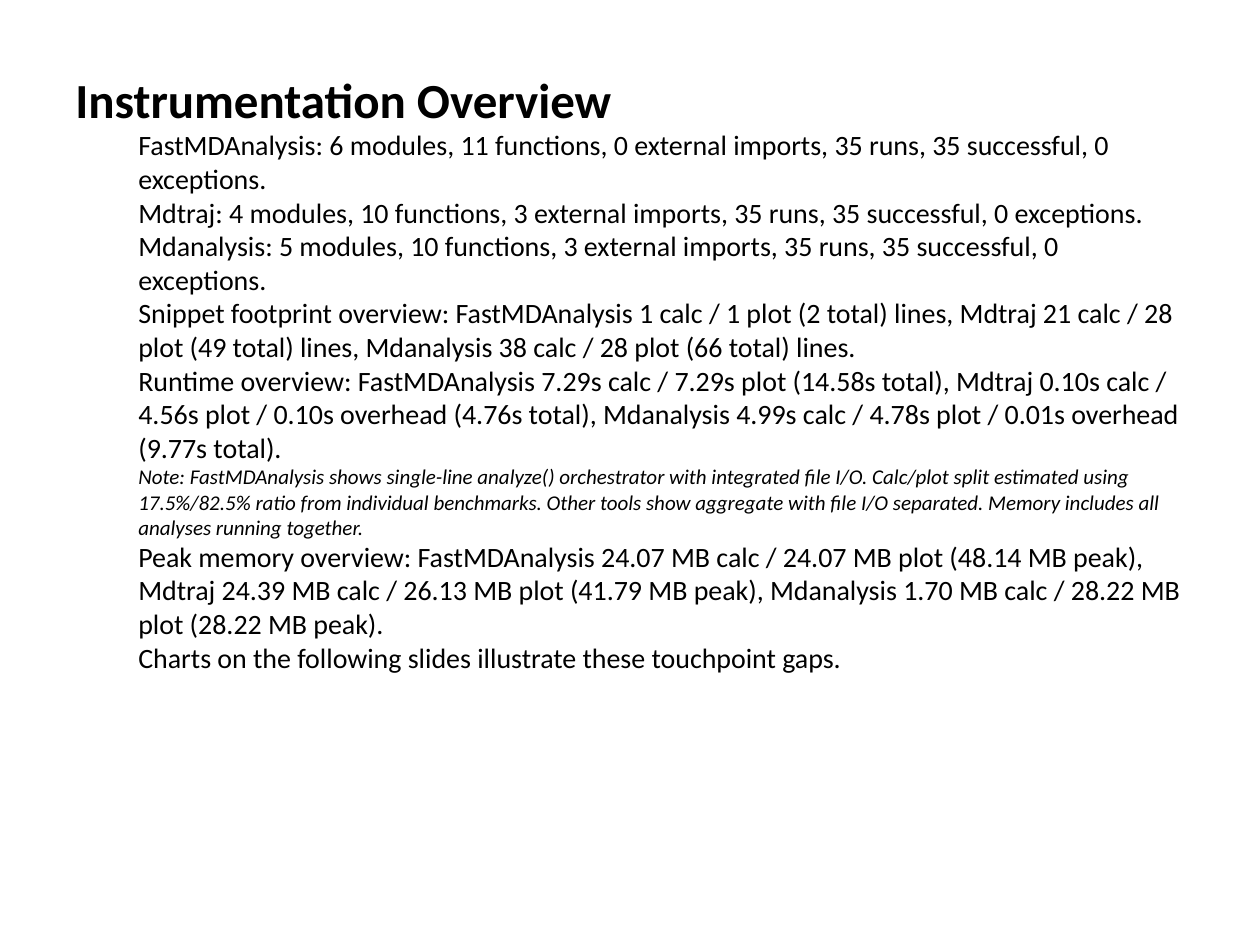
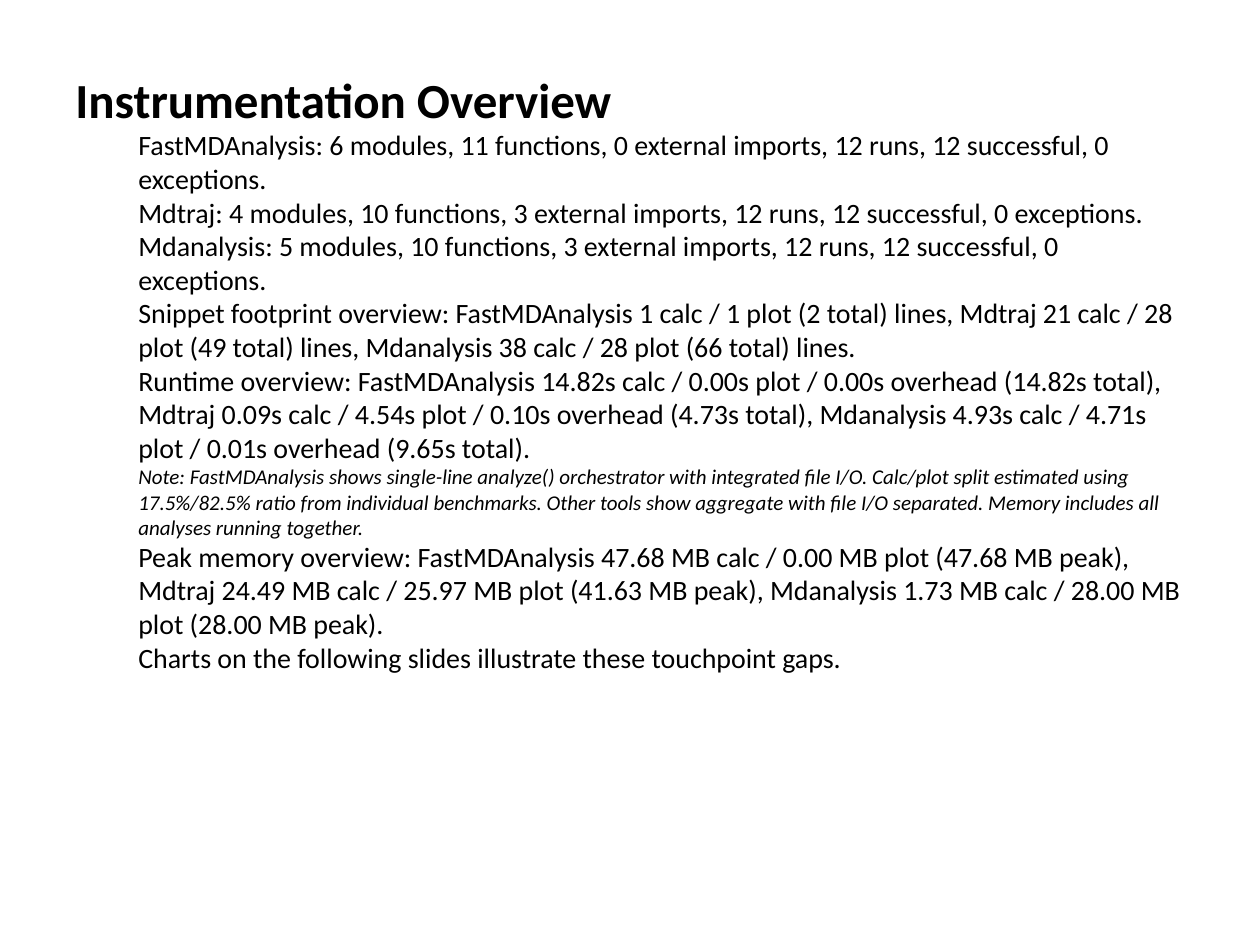
Before and after one commit to Paradoxicaly/FastMDAnalysis, a slide deck: slide 13 of slides/FastMDAnalysis_benchmarks_ubiquitin99_500.pptx. Drawn at 1260x945 pixels with LibreOffice and Linux fonts; fonts in the diff are those of the drawing. Boxes give left, top, right and bottom in pixels: in the first picture for what was removed or moved away, otherwise in the second. Text is boxed around its words. In the diff, an @@ line names an element or a change of style, - is before the commit and + after.

```diff
--- a/slides/FastMDAnalysis_benchmarks_ubiquitin99_500.pptx
+++ b/slides/FastMDAnalysis_benchmarks_ubiquitin99_500.pptx
@@ text at (138,135,1143,295): text changed @@
-  FastMDAnalysis: 6 modules, 11 functions, 0 external imports, 35 runs, 35 successful, 0 exceptions.
-  Mdtraj: 4 modules, 10 functions, 3 external imports, 35 runs, 35 successful, 0 exceptions.
-  Mdanalysis: 5 modules, 10 functions, 3 external imports, 35 runs, 35 successful, 0 exceptions.
+  FastMDAnalysis: 6 modules, 11 functions, 0 external imports, 12 runs, 12 successful, 0 exceptions.
+  Mdtraj: 4 modules, 10 functions, 3 external imports, 12 runs, 12 successful, 0 exceptions.
+  Mdanalysis: 5 modules, 10 functions, 3 external imports, 12 runs, 12 successful, 0 exceptions.
@@ text at (138,370,1161,463): text changed @@
-  Runtime overview: FastMDAnalysis 7.29s calc / 7.29s plot (14.58s total), Mdtraj 0.10s calc / 4.56s plot / 0.10s overhead (4.76s total), Mdanalysis 4.99s calc / 4.78s plot / 0.01s overhead (9.77s total).
+  Runtime overview: FastMDAnalysis 14.82s calc / 0.00s plot / 0.00s overhead (14.82s total), Mdtraj 0.09s calc / 4.54s plot / 0.10s overhead (4.73s total), Mdanalysis 4.93s calc / 4.71s plot / 0.01s overhead (9.65s total).
@@ text at (138,546,1180,639): text changed @@
-  Peak memory overview: FastMDAnalysis 24.07 MB calc / 24.07 MB plot (48.14 MB peak), Mdtraj 24.39 MB calc / 26.13 MB plot (41.79 MB peak), Mdanalysis 1.70 MB calc / 28.22 MB plot (28.22 MB peak).
+  Peak memory overview: FastMDAnalysis 47.68 MB calc / 0.00 MB plot (47.68 MB peak), Mdtraj 24.49 MB calc / 25.97 MB plot (41.63 MB peak), Mdanalysis 1.73 MB calc / 28.00 MB plot (28.00 MB peak).
```
Also in this commit, not shown: 1 other slide changed, 1 other file.
